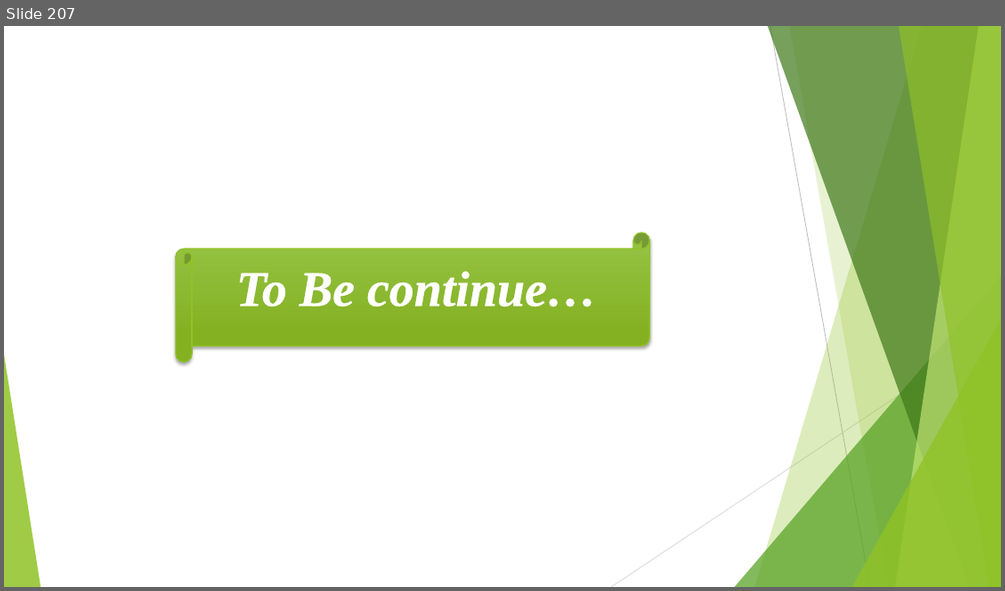
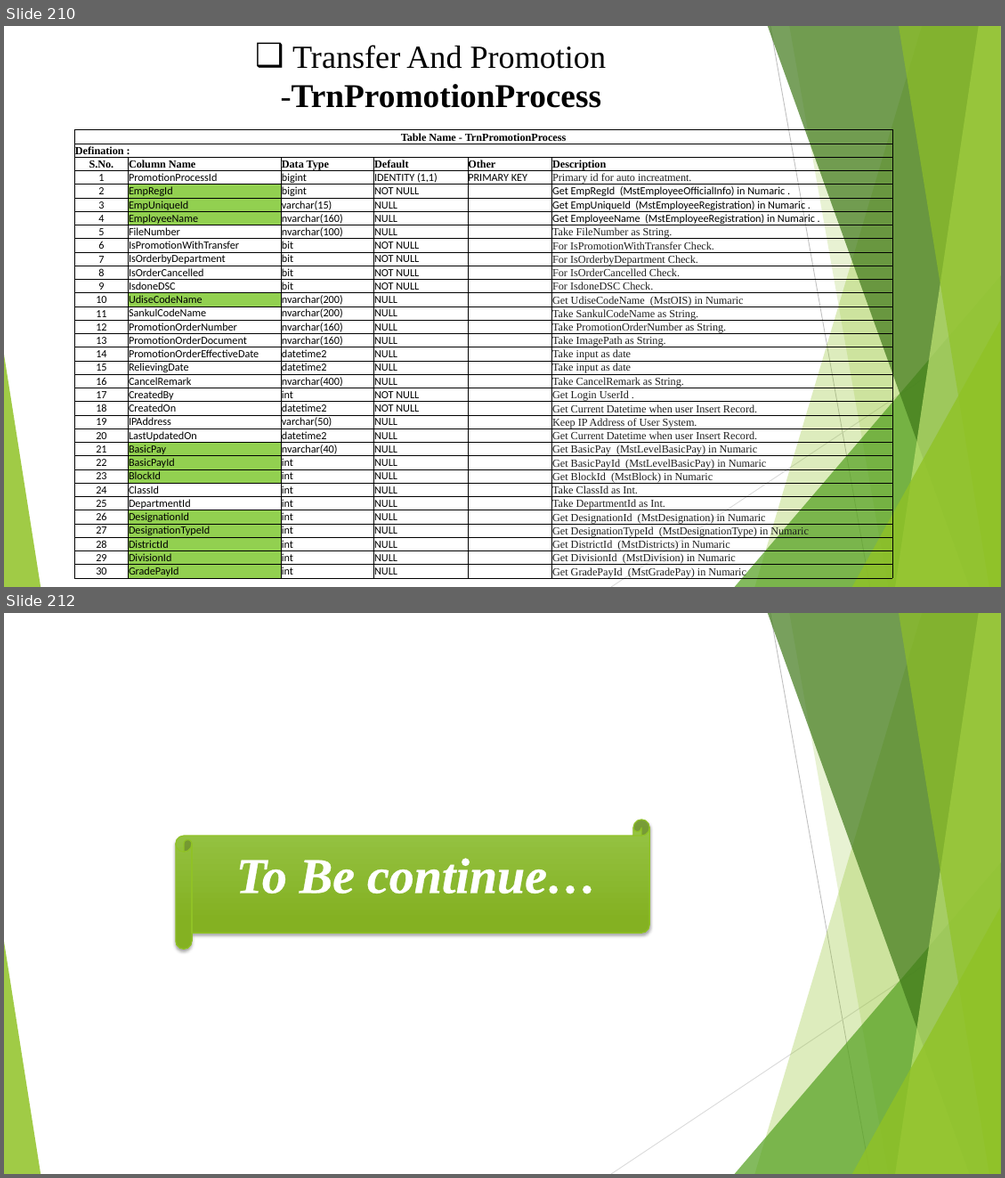
Before and after one commit to SFA-Technologies-Pvt-Ltd/School_EducationPortal3.0_tableSchema, a slide deck: SchoolEducationPortal3.0_DB_Structure_18-05-2024 - Kapil.pptx. Shown one above the other, each under a label of ours: slide 207 before the commit, slides 210 and 212 after it; the slides between them are not shown. The pictures are 1005x591 and 1005x1178 pixels, drawn with LibreOffice and Linux fonts; fonts in the diff are those of the drawing. Boxes give left, top, right and bottom in pixels: in the first picture for what was removed or moved away, otherwise in the second. Text is boxed around its words. In the diff, an @@ line names an element or a change of style, - is before the commit and + after.

```diff
--- a/SchoolEducationPortal3.0_DB_Structure_18-05-2024 - Kapil.pptx
+++ b/SchoolEducationPortal3.0_DB_Structure_18-05-2024 - Kapil.pptx
@@ slide 210 added at (x1=4, y1=26, x2=1001, y2=587), background #FFFFFF; not listed: 10 template elements that a slide beside it also shows @@
@@ text added at (x1=291, y1=45, x2=607, y2=108), 31 pt, text #000000 @@
+❑ Transfer And Promotion -TrnPromotionProcess
@@ table added at (x1=75, y1=130, x2=893, y2=581), 33 rows, 6 columns @@
+Table Name - TrnPromotionProcess |  |  |  |  | 
+Defination : |  |  |  |  | 
+S.No. | Column Name | Data Type | Default | Other | Description
+1 | PromotionProcessId | bigint | IDENTITY (1,1) | PRIMARY KEY | Primary id for auto increatment.
+2 | EmpRegId | bigint | NOT NULL |  | Get EmpRegId (MstEmployeeOfficialInfo) in Numaric .
+3 | EmpUniqueId | varchar(15) | NULL |  | Get EmpUniqueId (MstEmployeeRegistration) in Numaric .
+4 | EmployeeName | nvarchar(160) | NULL |  | Get EmployeeName (MstEmployeeRegistration) in Numaric .
+5 | FileNumber | nvarchar(100) | NULL |  | Take FileNumber as String.
+6 | IsPromotionWithTransfer | bit | NOT NULL |  | For IsPromotionWithTransfer Check.
+7 | IsOrderbyDepartment | bit | NOT NULL |  | For IsOrderbyDepartment Check.
+8 | IsOrderCancelled | bit | NOT NULL |  | For IsOrderCancelled Check.
+9 | IsdoneDSC | bit | NOT NULL |  | For IsdoneDSC Check.
+10 | UdiseCodeName | nvarchar(200) | NULL |  | Get UdiseCodeName (MstOIS) in Numaric
+11 | SankulCodeName | nvarchar(200) | NULL |  | Take SankulCodeName as String.
+12 | PromotionOrderNumber | nvarchar(160) | NULL |  | Take PromotionOrderNumber as String.
+13 | PromotionOrderDocument | nvarchar(160) | NULL |  | Take ImagePath as String.
+14 | PromotionOrderEffectiveDate | datetime2 | NULL |  | Take input as date
+15 | RelievingDate | datetime2 | NULL |  | Take input as date
+16 | CancelRemark | nvarchar(400) | NULL |  | Take CancelRemark as String.
+17 | CreatedBy | int | NOT NULL |  | Get Login UserId .
+18 | CreatedOn | datetime2 | NOT NULL |  | Get Current Datetime when user Insert Record.
+19 | IPAddress | varchar(50) | NULL |  | Keep IP Address of User System.
+20 | LastUpdatedOn | datetime2 | NULL |  | Get Current Datetime when user Insert Record.
+21 | BasicPay | nvarchar(40) | NULL |  | Get BasicPay (MstLevelBasicPay) in Numaric
+22 | BasicPayId | int | NULL |  | Get BasicPayId (MstLevelBasicPay) in Numaric
+23 | BlockId | int | NULL |  | Get BlockId (MstBlock) in Numaric
+24 | ClassId | int | NULL |  | Take ClassId as Int.
+25 | DepartmentId | int | NULL |  | Take DepartmentId as Int.
+26 | DesignationId | int | NULL |  | Get DesignationId (MstDesignation) in Numaric
+27 | DesignationTypeId | int | NULL |  | Get DesignationTypeId (MstDesignationType) in Numaric
+28 | DistrictId | int | NULL |  | Get DistrictId (MstDistricts) in Numaric
+29 | DivisionId | int | NULL |  | Get DivisionId (MstDivision) in Numaric
+30 | GradePayId | int | NULL |  | Get GradePayId (MstGradePay) in Numaric
@@ what was slide 207 is now slide 212 @@
```
Also in this commit, not shown: 10 other slides added, 6 slides removed, 10 other files.
